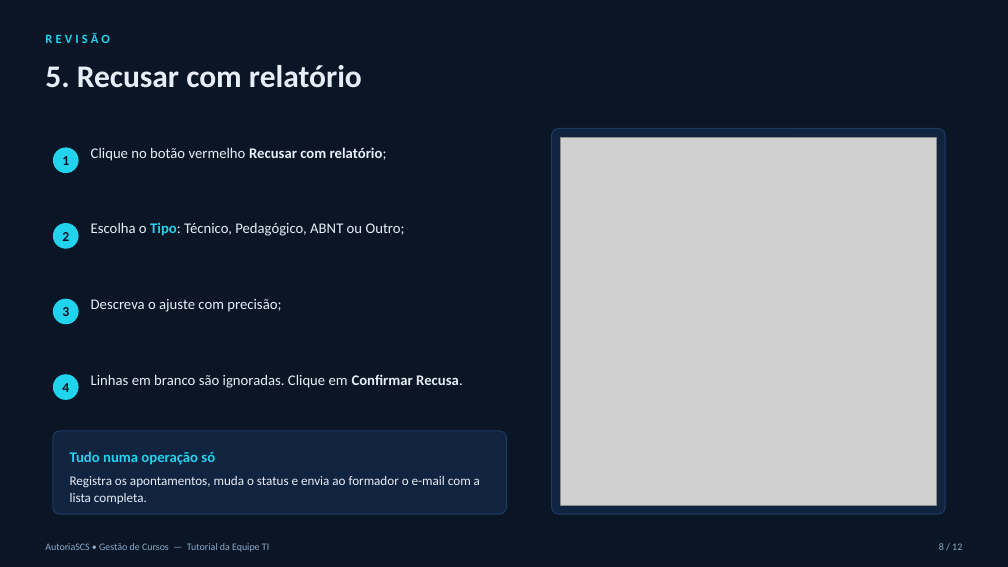
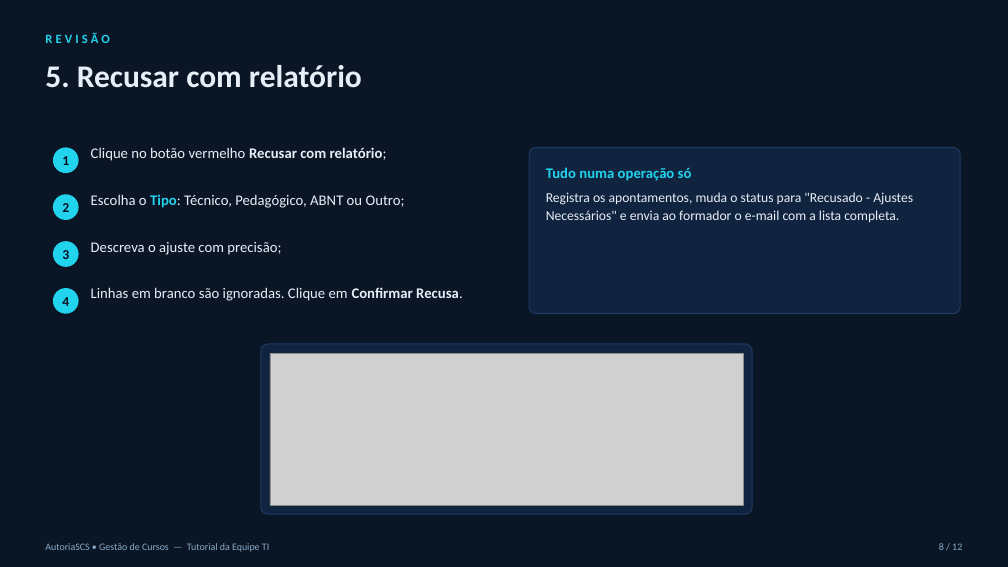
Before and after one commit to flaviospina/AutoriaSCS-Scrum-cursos, a slide deck: slide 8 of docs/tutoriais/Tutorial-TI.pptx. Drawn at 1008x567 pixels with LibreOffice and Linux fonts; fonts in the diff are those of the drawing; grey boxes stand for pictures. Boxes give left, top, right and bottom in pixels: in the first picture for what was removed or moved away, otherwise in the second. Text is boxed around its words. In the diff, an @@ line names an element or a change of style, - is before the commit and + after.

```diff
--- a/docs/tutoriais/Tutorial-TI.pptx
+++ b/docs/tutoriais/Tutorial-TI.pptx
@@ rounded rectangle: place and size @@
-rounded rectangle at <box>53,431,507,514</box>
+rounded rectangle at <box>529,147,960,314</box>
@@ rounded rectangle at <box>529,147,960,314</box>: proportions changed @@
@@ picture removed at <box>561,138,937,505</box> @@
@@ text "Tudo numa operação só": place and size @@
-text "Tudo numa operação só" at <box>70,451,215,465</box>
+text "Tudo numa operação só" at <box>546,167,692,181</box>
@@ text "2": place and size @@
-text "2" at <box>62,232,69,241</box>
+text "2" at <box>62,203,69,212</box>
@@ ellipse: place and size @@
-ellipse at <box>53,223,79,249</box>
+ellipse at <box>53,194,79,220</box>
@@ text "Escolha o Tipo: Técnico, Pedagógico, ...": place and size @@
-text "Escolha o Tipo: Técnico, Pedagógico, ..." at <box>91,222,405,236</box>
+text "Escolha o Tipo: Técnico, Pedagógico, ..." at <box>91,194,405,208</box>
@@ text at <box>546,192,913,223</box>: text changed; size 12.5 to 13 pt @@
-Registra os apontamentos, muda o status e envia ao formador o e-mail com a lista completa.
+Registra os apontamentos, muda o status para "Recusado - Ajustes Necessários" e envia ao formador o e-mail com a lista completa.
@@ text "Descreva o ajuste com precisão;": place and size @@
-text "Descreva o ajuste com precisão;" at <box>91,299,281,312</box>
+text "Descreva o ajuste com precisão;" at <box>91,242,281,255</box>
@@ text "3": place and size @@
-text "3" at <box>62,307,69,316</box>
+text "3" at <box>62,250,69,259</box>
@@ ellipse: place and size @@
-ellipse at <box>53,299,79,324</box>
+ellipse at <box>53,241,79,267</box>
@@ text "4": place and size @@
-text "4" at <box>62,383,69,392</box>
+text "4" at <box>62,297,69,306</box>
@@ ellipse: place and size @@
-ellipse at <box>53,374,79,400</box>
+ellipse at <box>53,288,79,314</box>
@@ text "Linhas em branco são ignoradas. ...": place and size @@
-text "Linhas em branco são ignoradas. ..." at <box>91,374,463,388</box>
+text "Linhas em branco são ignoradas. ..." at <box>91,287,463,301</box>
@@ rounded rectangle at <box>261,344,752,514</box>: proportions changed @@
@@ rounded rectangle: place and size @@
-rounded rectangle at <box>552,129,946,514</box>
+rounded rectangle at <box>261,344,752,514</box>
@@ picture added at <box>270,353,743,505</box> @@
```
Also in this commit, not shown: 1 other slide changed, 9 other files.
